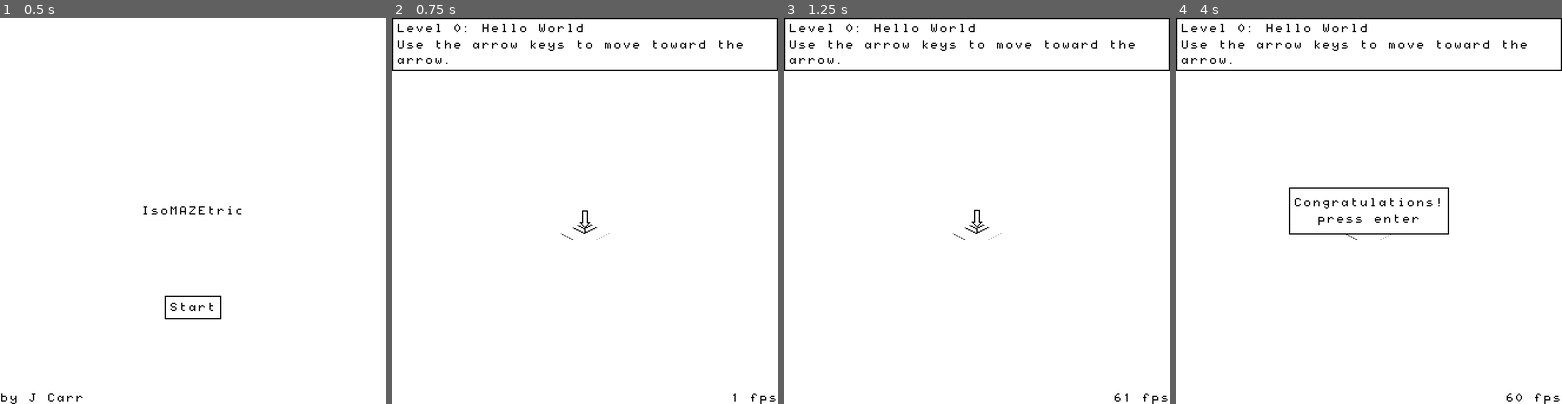
Above: before the commit, frames 1-4 (left to right).
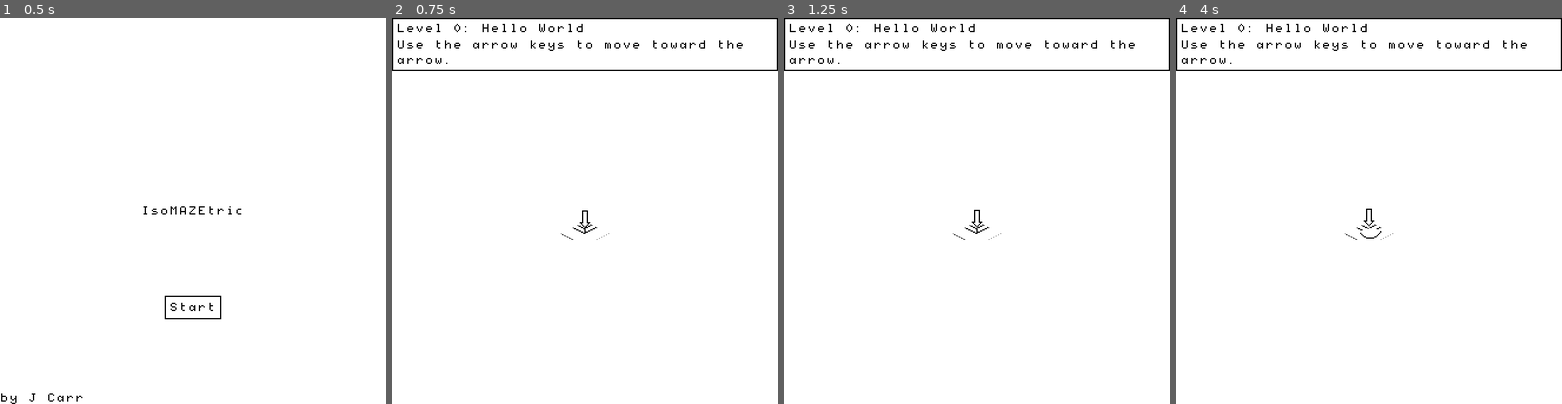
Above: after the commit, the same moments.

Repository: jlcarr/IsoMAZEtric
Game: Godot game, scene res://Menu/Menu.tscn
Same seed, same stepped clock (60 frames per second), same inputs: the game is played once before the commit and once after it.
Inputs:
- Up to frame 1 (0.5 s): no input
- Up to frame 2 (0.75 s): click "Start" at 0.5 s
- Up to frame 3 (1.25 s): no input
- Up to frame 4 (4 s): tap Enter (ui_accept) at 1.25, 1.52, 2, 2.27, 2.75, 3.5, 3.77 s; hold Right (ui_right) 1.28-2.03 s; hold Down (ui_down) 2.03-2.78 s; hold Right (ui_right) 2.78-3.53 s; hold Up (ui_up) from 3.53 s (still down)

Frame 1 is identical in both runs. In frame 2, less than 0.1% of the frame differs, in the area x 88-100%, y 97-100%; in frame 3, less than 0.1%; in frame 4, 0.7%, in the area x 29-100%, y 43-100%.

Commit message:
Some clean-up and notes on the jitter issue

Diff:
--- a/src/Main/Main.tscn
+++ b/src/Main/Main.tscn
@@ -146,6 +146,7 @@
 }
 
 [node name="FPSLabel" type="Label" parent="."]
+visible = false
 anchor_left = 1.0
 anchor_top = 1.0
 anchor_right = 1.0
--- a/src/Tiles/Platform/Platform.tscn
+++ b/src/Tiles/Platform/Platform.tscn
@@ -6,7 +6,6 @@
 [ext_resource path="res://Tiles/Platform/Platform.gd" type="Script" id=4]
 
 [sub_resource type="BoxShape" id=1]
-margin = 0.1
 extents = Vector3( 1, 0.2, 1 )
 
 [sub_resource type="CubeMesh" id=2]
@@ -15,7 +14,6 @@
 shader = ExtResource( 1 )
 shader_param/scale = 8.0
 shader_param/x_val = 9.0
-shader_param/pos = null
 shader_param/sprite = ExtResource( 3 )
 
 [node name="Platform" type="StaticBody"]
--- a/src/Tiles/Player/player.gd
+++ b/src/Tiles/Player/player.gd
@@ -16,7 +16,8 @@
 const JUMP_FORCE = 20
 var fall_speed = 0
 
-const SPEED = 10
+const SPEED = 8
+
 const l_vec = Vector3(-1,0,1)
 const r_vec = Vector3(1,0,-1)
 const u_vec = Vector3(-1,-0,-1)
--- a/src/Tiles/Staircase/Staircase.tscn
+++ b/src/Tiles/Staircase/Staircase.tscn
@@ -22,20 +22,16 @@
 "vertex_count": 116
 }
 
-[sub_resource type="ShaderMaterial" id=4]
+[sub_resource type="ShaderMaterial" id=3]
 shader = ExtResource( 2 )
-shader_param/pos = null
 shader_param/scale = 8.0
-shader_param/corr = 0.0
 shader_param/x_val = 9.0
 shader_param/sprite = ExtResource( 4 )
 
-[sub_resource type="ShaderMaterial" id=2]
+[sub_resource type="ShaderMaterial" id=4]
 resource_local_to_scene = true
 shader = ExtResource( 2 )
-shader_param/pos = Vector3( 0, 0, 0 )
 shader_param/scale = 8.0
-shader_param/corr = 0.0
 shader_param/x_val = 9.0
 shader_param/sprite = ExtResource( 4 )
 
@@ -47,13 +43,13 @@
 
 [node name="MeshInstance" type="MeshInstance" parent="."]
 visible = false
-mesh = SubResource( 3 )
-material/0 = SubResource( 4 )
+mesh = SubResource( 2 )
+material/0 = SubResource( 3 )
 
 [node name="MeshInstanceUnaltered" type="MeshInstance" parent="."]
 visible = false
 mesh = ExtResource( 3 )
-material/0 = SubResource( 2 )
+material/0 = SubResource( 4 )
 
 [node name="PrimitiveMesh" type="MeshInstance" parent="."]
 visible = false
--- a/src/Tiles/StaircaseThin/StaircaseThin.tscn
+++ b/src/Tiles/StaircaseThin/StaircaseThin.tscn
@@ -26,7 +26,6 @@
 shader = ExtResource( 2 )
 shader_param/scale = 8.0
 shader_param/x_val = 9.0
-shader_param/pos = null
 shader_param/sprite = ExtResource( 1 )
 
 [sub_resource type="ShaderMaterial" id=4]
@@ -34,7 +33,6 @@
 shader = ExtResource( 2 )
 shader_param/scale = 8.0
 shader_param/x_val = 9.0
-shader_param/pos = Vector3( 0, 0, 0 )
 shader_param/sprite = ExtResource( 1 )
 
 [node name="Stairs" type="StaticBody"]
Not shown: 1 places in src/Tiles/Staircase/Staircase.tscn that only renumber resources
Not shown, changed: README.md
